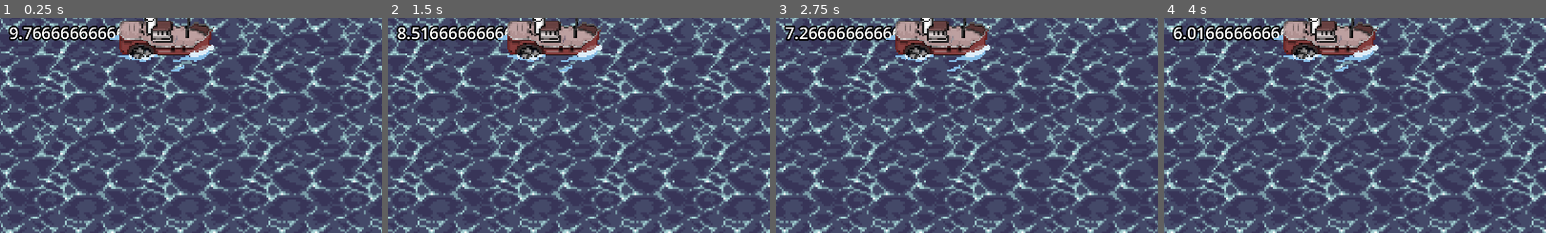
Above: before the commit, frames 1-4 (left to right).
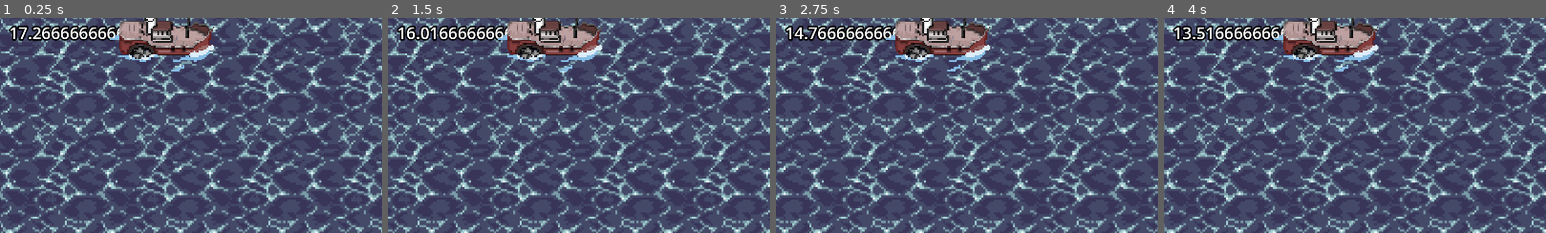
Above: after the commit, the same moments.

Repository: Maxenceoresteleandre/Jam-PSU-2024
Game: Godot game, scene res://scenes/world.tscn
Same seed, same stepped clock (60 frames per second), same inputs: the game is played once before the commit and once after it. The engine's default icon, where the game draws it, is replaced by a stand-in: a white triangle on a blue panel in a dark square.
Inputs:
- Up to frame 1 (0.25 s): no input
- Up to frame 2 (1.5 s): no input
- Up to frame 3 (2.75 s): no input
- Up to frame 4 (4 s): no input
The pictures show only the part of the screen within x 46-96%, y 48-98%; the shares and areas given below are measured in that part.

The runs differ from the first frame. In frame 1, 0.4% of the frame differs, in the area x 2-39%, y 3-11%; in frame 2, 0.5%; in frame 3, 0.4%; in frame 4, 0.5%.

Commit message:
moar time coal

Diff:
--- a/jampsu2024/script/small_boat.gd
+++ b/jampsu2024/script/small_boat.gd
@@ -2,7 +2,7 @@
 class_name SmallBoat
 
 const CANNONBALL_RES := preload("res://scenes/environment/cannonball_sea.tscn")
-const COAL_CONSUMPTION_TIME := 10.0
+const COAL_CONSUMPTION_TIME := 17.5
 const COAL_CONS_MULT := {
 	SPEEDS.REVERSE : 1.0,
 	SPEEDS.STOPPED : 0.0,
@@ -40,7 +40,7 @@
 @export var line_length = 500
 @export var hit_cooldown_time = 2.0
 var can_change_speed := true
-var remaining_coal_time := 10.0
+var remaining_coal_time := COAL_CONSUMPTION_TIME
 
 # Called when the node enters the scene tree for the first time.
 func _ready() -> void:
@@ -76,7 +76,7 @@
 	remaining_coal_time -= delta * COAL_CONS_MULT[current_speed]
 	if remaining_coal_time <= 0.0 and current_speed != SPEEDS.STOPPED:
 		if GlobalVariables.steam_engine.consume_coal():
-			remaining_coal_time = 10.0
+			remaining_coal_time = COAL_CONSUMPTION_TIME
 		else:
 			set_speed(SPEEDS.STOPPED)
 
Not shown, added: jampsu2024/resources/fonts/Moglan.ttf.import
